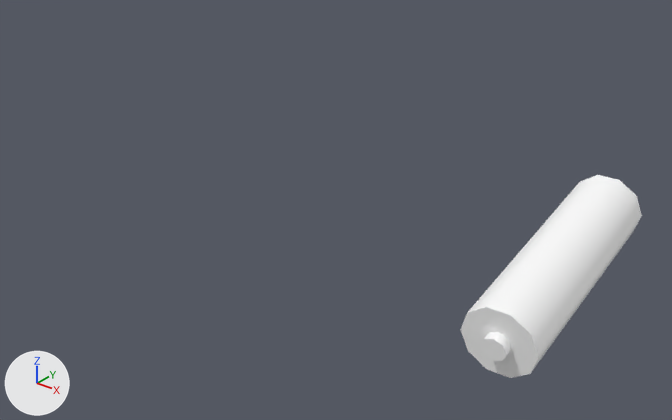
Two versions of the FBX model Assets/Art/Models/RC_Car/Battery/Battery_UPG2_Model.fbx, one commit apart.
Rendered twice from a camera (50 mm lens) standing at (0.1315, -0.0957, 0.1933) and looking at (0.0074, 0.0594, 0.0971). Lighting does not change. The marker at lower left points along +X, +Y and +Z. Where no turn or scale is listed for an object, it has been applied to the vertices.

In view in the first picture: 'Battery_UPG2'.
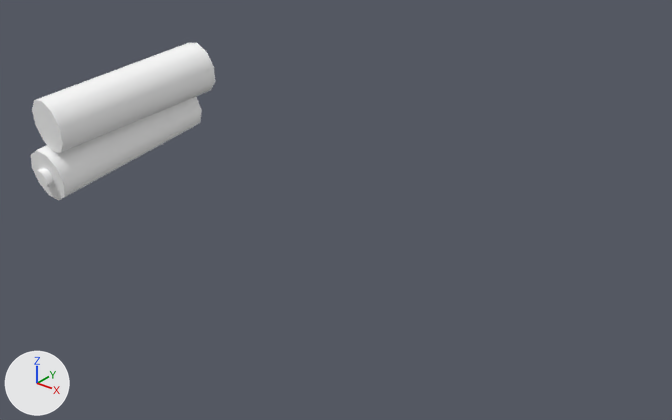
The change, as a list of edits to the scene's bpy script:
```text
Change me_mesh:
    where me_mesh.from_pydata(...)  # 39 vertices, 46 faces; spans x 0.0585..0.0762, y 0.0257..0.0776, z 0.0948..0.1163
    used by ob_battery_upg2; location = (0.0, 0.0, 0.0)
    me_mesh part 1: the loose piece of 17 vertices spanning x 0.0662..0.0713, y 0.0257..0.0284, z 0.099..0.1043 is multiplied about its middle by the matrix ((0.922, -0.035, -0.385), (-0.031, -0.999, 0.016), (-0.385, -0.003, -0.923)), then moved by (-0.1306, 0.0571, 0.0116)
    me_mesh part 2: the loose piece of 22 vertices spanning x 0.0585..0.0762, y 0.0268..0.0776, z 0.0948..0.1163 is multiplied about its middle by the matrix ((0.922, -0.035, -0.385), (-0.031, -0.999, 0.016), (-0.385, -0.003, -0.923)), then moved by (-0.1329, 0.0069, 0.0047)
    me_mesh part 3: the loose piece of 17 vertices spanning x 0.0662..0.0713, y 0.0257..0.0284, z 0.099..0.1043 is copied, and the copy is multiplied about its middle by the matrix ((-0.344, -0.111, 0.932), (0.108, 0.982, 0.156), (-0.933, 0.154, -0.326)), then moved by (-0.1412, 0.0071, -0.0094); it spans x -0.0748..-0.0701, y 0.0328..0.0356, z 0.0898..0.0947
    me_mesh part 4: the loose piece of 22 vertices spanning x 0.0585..0.0762, y 0.0268..0.0776, z 0.0948..0.1163 is copied, and the copy is multiplied about its middle by the matrix ((-0.344, -0.111, 0.932), (0.108, 0.982, 0.156), (-0.933, 0.154, -0.326)), then moved by (-0.1385, 0.0071, -0.0093); it spans x -0.0799..-0.0624, y 0.0339..0.0847, z 0.0852..0.1071
```

Changed parts and their boxes [x1, y1, x2, y2] in the pictures (672 x 420 px; the box of a moved part takes in the faces that stretch with it):
'Battery_UPG2', reshaped (23% shorter): before [460, 175, 642, 378]; after [31, 43, 215, 200]
part 1 of me_mesh, moved or reshaped (not visible afterwards): before [480, 332, 512, 361]
part 2 of me_mesh, moved or reshaped: before [460, 175, 642, 378]; after [32, 43, 215, 153]
part 3 of me_mesh, added: after [36, 168, 53, 187]
part 4 of me_mesh, added: after [31, 97, 202, 200]
